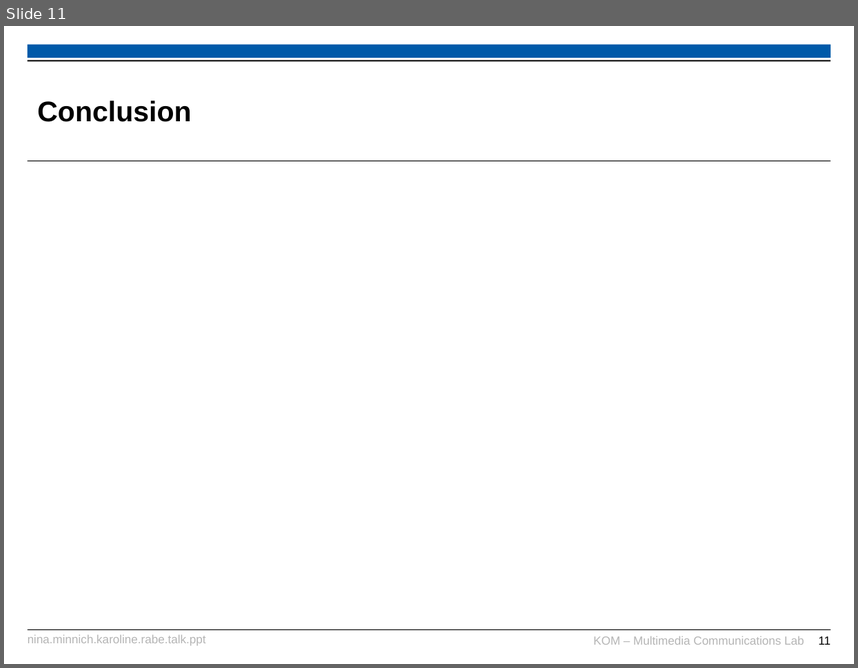
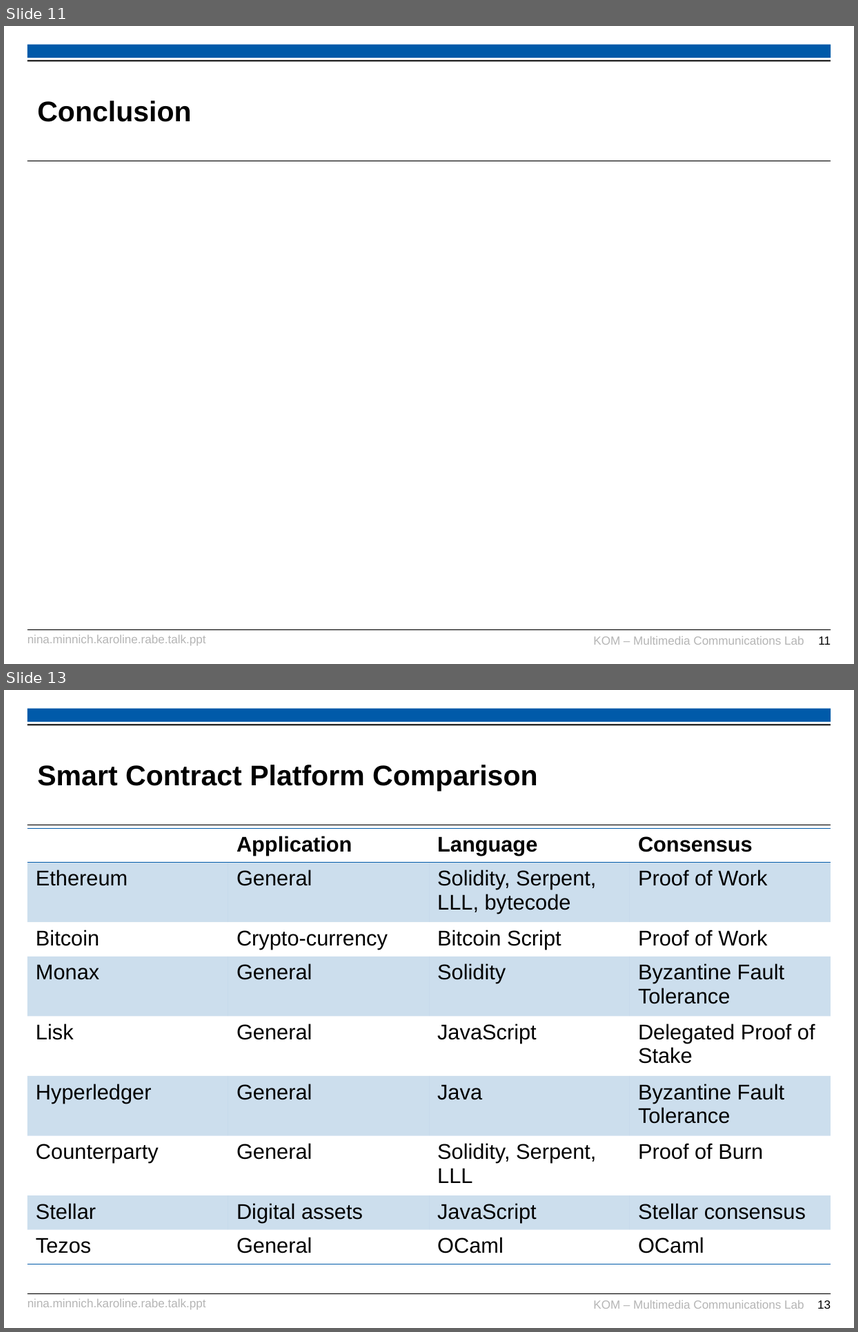
Before and after one commit to karopp/AFTIR, a slide deck: Nina.Minnich.Karoline.Rabe.talk.ppt. Shown one above the other, each under a label of ours: slide 11 before the commit, slides 11 and 13 after it; the slides between them are not shown. The pictures are 858x668 and 858x1332 pixels, drawn with LibreOffice and Linux fonts; fonts in the diff are those of the drawing; background and template pictures are left out. Boxes give left, top, right and bottom in pixels: in the first picture for what was removed or moved away, otherwise in the second. Text is boxed around its words. In the diff, an @@ line names an element or a change of style, - is before the commit and + after.

```diff
--- a/Nina.Minnich.Karoline.Rabe.talk.ppt
+++ b/Nina.Minnich.Karoline.Rabe.talk.ppt
@@ slide 13 added at bbox=[4, 690, 854, 1328], background #FFFFFF; not listed: 6 template elements that a slide beside it also shows @@
@@ title added at bbox=[37, 765, 537, 791], 24 pt, text #000000, bold @@
+Smart Contract Platform Comparison
@@ table added at bbox=[27, 828, 829, 1263], 9 rows, 4 columns @@
+ | Application | Language | Consensus
+Ethereum | General | Solidity, Serpent, LLL, bytecode | Proof of Work
+Bitcoin | Crypto-currency | Bitcoin Script | Proof of Work
+Monax | General | Solidity | Byzantine Fault Tolerance
+Lisk | General | JavaScript | Delegated Proof of Stake
+Hyperledger | General | Java | Byzantine Fault Tolerance
+Counterparty | General | Solidity, Serpent, LLL | Proof of Burn
+Stellar | Digital assets | JavaScript | Stellar consensus
+Tezos | General | OCaml | OCaml
@@ text added at bbox=[27, 1299, 206, 1310], 10 pt, text #B5B5B5 @@
+nina.minnich.karoline.rabe.talk.ppt
```
Also in this commit, not shown: 7 slides changed, 1 other slide added, 1 other file.
